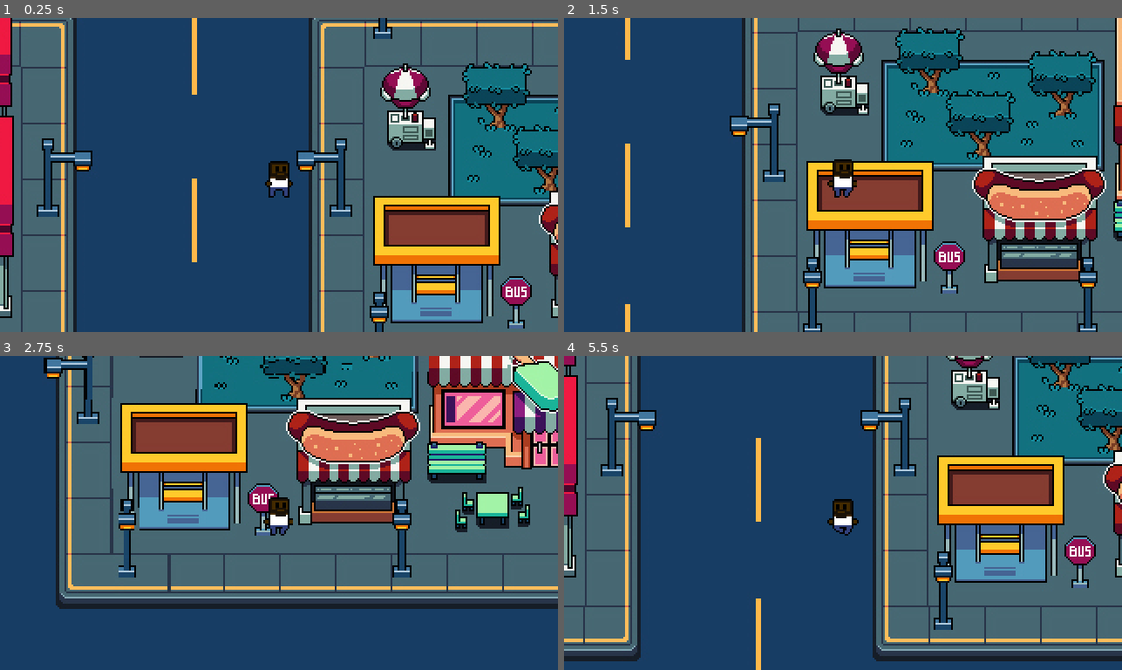
Above: before the commit, frames 1-4 (two rows, left to right).
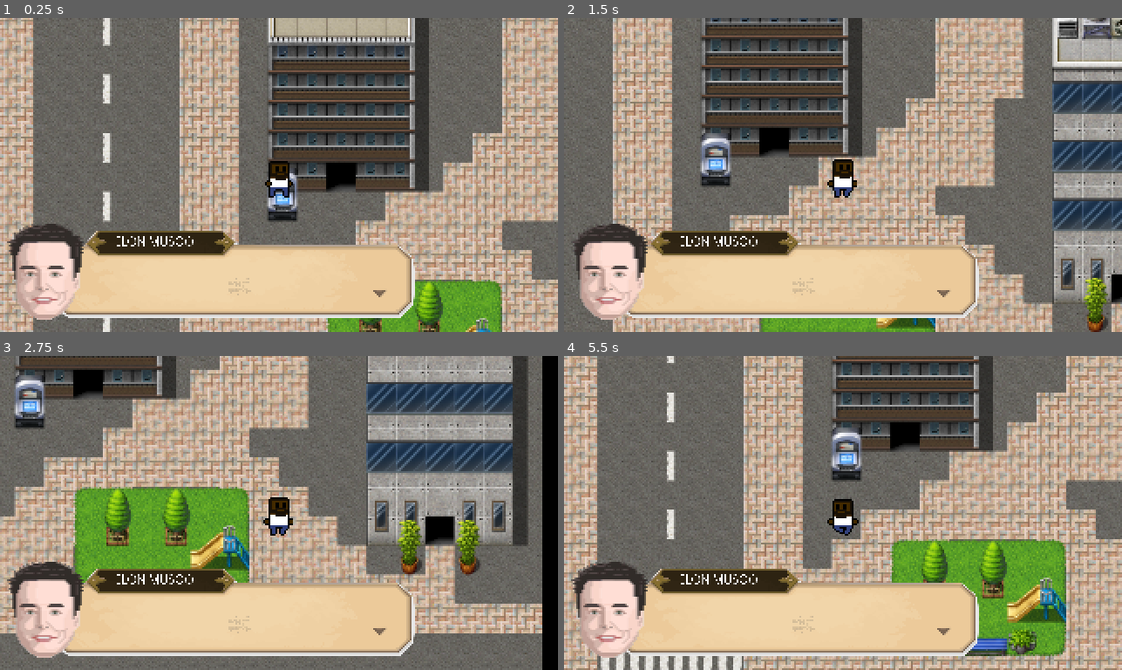
Above: after the commit, the same moments.

Repository: 2022M1T4-Inteli/My-Career
Game: Godot game, scene res://Scenes/Level 1.tscn
The game is run twice, just before and just after one commit, with the same random seed, the same clock (stepped at 60 frames per second) and the same inputs.
Inputs:
- Up to frame 1 (0.25 s): no input
- Up to frame 2 (1.5 s): hold Right (ui_right) 0.53-1.28 s; hold Down (ui_down) from 1.28 s (still down)
- Up to frame 3 (2.75 s): release Down (ui_down) at 2.03 s; hold Right (ui_right) from 2.03 s (still down)
- Up to frame 4 (5.5 s): release Right (ui_right) at 2.78 s; hold Up (ui_up) 2.78-3.53 s; hold Left (ui_left) 3.53-5.03 s; hold Down (ui_down) from 5.03 s (still down)

The runs differ from the first frame. In frame 1, 99% of the frame differs, in the area x 0-100%, y 0-100%; in frame 2, 99%; in frame 3, 99%; in frame 4, 99%.

Commit message:
Atualização Semana 3

Diff:
--- /dev/null
+++ b/src/My Career/ColisãoFalaMentor.gd
@@ -0,0 +1,18 @@
+extends CollisionPolygon2D
+
+
+# Declare member variables here. Examples:
+# var a = 2
+# var b = "text"
+
+
+# Called when the node enters the scene tree for the first time.
+func _ready():
+
+
+	pass # Replace with function body.
+
+
+# Called every frame. 'delta' is the elapsed time since the previous frame.
+#func _process(delta):
+#	pass
--- /dev/null
+++ b/src/My Career/Interior.gd
@@ -0,0 +1,27 @@
+extends Sprite
+
+
+# Declare member variables here. Examples:
+# var a = 2
+# var b = "text"
+onready var Legenda = get_tree().get_root().get_node("Level 2").get_node("Player").get_node("Camera2D").get_node("InstruçãoComando")
+onready var Texto =get_tree().get_root().get_node("Level 2").get_node("Player").get_node("Camera2D").get_node("InstruçãoComando").get_node("Legenda")
+# Called when the node enters the scene tree for the first time.
+func _ready():
+	print(Legenda)
+
+
+
+
+func _on_AreaInteraoMentor_body_entered(body):
+	print(body.get_name())
+	if body.get_name() == "Player":
+		Legenda.show()
+
+	pass # Replace with function body.
+
+
+func _on_AreaInteraoMentor_body_exited(body):
+	if body.get_name() == "Player":
+		Legenda.hide()
+	pass # Replace with function body.
--- /dev/null
+++ b/src/My Career/Level 2.tscn
@@ -0,0 +1,43 @@
+[gd_scene load_steps=5 format=2]
+
+[ext_resource path="res://Scenes/Player.tscn" type="PackedScene" id=1]
+[ext_resource path="res://Interior.gd" type="Script" id=2]
+[ext_resource path="res://14-shading.png" type="Texture" id=3]
+[ext_resource path="res://Sprites/Interior prédio teórico 1.png" type="Texture" id=4]
+
+[node name="Level 2" type="Node2D"]
+
+[node name="Interior" type="Sprite" parent="."]
+position = Vector2( 87, -97 )
+scale = Vector2( 0.667586, 0.590356 )
+texture = ExtResource( 4 )
+script = ExtResource( 2 )
+
+[node name="CorpoColisãoMentor" type="StaticBody2D" parent="Interior"]
+position = Vector2( -47.8437, 164.311 )
+scale = Vector2( 1.77199, 2.00379 )
+
+[node name="ColisãoMentor" type="CollisionPolygon2D" parent="Interior/CorpoColisãoMentor"]
+position = Vector2( 70.1124, -28.7434 )
+polygon = PoolVector2Array( -98, -127, -98.0595, -90.4518, -150.471, -90.4518, -151.316, -102.287, -112.43, -103.132, -112.43, -126.802 )
+__meta__ = {
+"_editor_description_": "llide"
+}
+
+[node name="AreaInteraçãoMentor" type="Area2D" parent="Interior"]
+
+[node name="InteraçãoMentor" type="CollisionPolygon2D" parent="Interior/AreaInteraçãoMentor"]
+position = Vector2( 124.329, -57.5923 )
+polygon = PoolVector2Array( -221.498, -90.1708, -221.498, -16.0303, -359.713, -16.0303, -359.713, 4.0076, -200.235, 4.0076, -200.235, -90.1708 )
+
+[node name="Player" parent="." instance=ExtResource( 1 )]
+
+[node name="WorldEnvironment" type="WorldEnvironment" parent="."]
+
+[node name="Personagem" type="Sprite" parent="."]
+position = Vector2( -1.99998, -173 )
+scale = Vector2( 0.161286, 0.131965 )
+texture = ExtResource( 3 )
+
+[connection signal="body_entered" from="Interior/AreaInteraçãoMentor" to="Interior" method="_on_AreaInteraoMentor_body_entered"]
+[connection signal="body_exited" from="Interior/AreaInteraçãoMentor" to="Interior" method="_on_AreaInteraoMentor_body_exited"]
--- /dev/null
+++ b/src/My Career/Scenes/Legenda.gd
@@ -0,0 +1,20 @@
+extends RichTextLabel
+
+
+# Declare member variables here. Examples:
+# var a = 2
+# var b = "text"
+
+#var lapsed = 0
+## Called when the node enters the scene tree for the first time.
+#func _ready():
+#	lapsed = 0
+#
+#func _physics_process(delta):
+#	lapsed += delta
+#	visible_characters = lapsed/0.1 # Replace with function body.
+#
+
+# Called every frame. 'delta' is the elapsed time since the previous frame.
+#func _process(delta):
+#	pass
--- a/src/My Career/Scenes/Level 1.tscn
+++ b/src/My Career/Scenes/Level 1.tscn
@@ -1,11 +1,13 @@
 [gd_scene load_steps=3 format=2]
 
 [ext_resource path="res://Scenes/Player.tscn" type="PackedScene" id=1]
-[ext_resource path="res://Sprites/acd986b5264ddcdf4070329b93446c2a.jpg" type="Texture" id=2]
+[ext_resource path="res://Sprites/Map005.png" type="Texture" id=2]
 
-[node name="Node2D" type="Node2D"]
+[node name="MundoAberto" type="Node2D"]
 
-[node name="Sprite" type="Sprite" parent="."]
+[node name="Mapa" type="Sprite" parent="."]
+position = Vector2( 73, -65 )
+scale = Vector2( 0.7, 0.7 )
 texture = ExtResource( 2 )
 
 [node name="Player" parent="." instance=ExtResource( 1 )]
--- a/src/My Career/Scenes/Player.tscn
+++ b/src/My Career/Scenes/Player.tscn
@@ -1,9 +1,13 @@
-[gd_scene load_steps=13 format=2]
+[gd_scene load_steps=17 format=2]
 
 [ext_resource path="res://Player.gd" type="Script" id=1]
 [ext_resource path="res://Sprites/CharacterSheet.png" type="Texture" id=2]
+[ext_resource path="res://6e2129b1e3ee52aeec19a2de37e72827.png" type="Texture" id=3]
+[ext_resource path="res://Sprites/kisspng-dialog-box-video-game-dialogue-clip-art-game-box-5b487bcd031d52.7402623515314769410128.png" type="Texture" id=5]
+[ext_resource path="res://Louis George Cafe.ttf" type="DynamicFontData" id=6]
 
 [sub_resource type="RectangleShape2D" id=1]
+extents = Vector2( 6, 4 )
 
 [sub_resource type="Animation" id=2]
 resource_name = "Idle"
@@ -75,10 +79,15 @@
 
 [sub_resource type="AnimationNodeStateMachinePlayback" id=10]
 
+[sub_resource type="DynamicFont" id=11]
+size = 82
+font_data = ExtResource( 6 )
+
 [node name="Player" type="KinematicBody2D"]
 script = ExtResource( 1 )
 
 [node name="CollisionShape2D" type="CollisionShape2D" parent="."]
+position = Vector2( 0, 8 )
 shape = SubResource( 1 )
 
 [node name="Sprite" type="Sprite" parent="."]
@@ -99,3 +108,36 @@
 
 [node name="Camera2D" type="Camera2D" parent="."]
 current = true
+
+[node name="InstruçãoComando" type="Sprite" parent="Camera2D"]
+position = Vector2( -27, 57 )
+scale = Vector2( 0.08875, 0.0894322 )
+texture = ExtResource( 5 )
+
+[node name="Rosto" type="Sprite" parent="Camera2D/InstruçãoComando"]
+position = Vector2( -1200, -15.0953 )
+scale = Vector2( 1.128, 1.128 )
+texture = ExtResource( 3 )
+
+[node name="Nome" type="RichTextLabel" parent="Camera2D/InstruçãoComando"]
+margin_left = -755.0
+margin_top = -257.0
+margin_right = -203.0
+margin_bottom = -156.0
+rect_pivot_offset = Vector2( -251, 31 )
+custom_fonts/normal_font = SubResource( 11 )
+text = "ELON MUSGO"
+__meta__ = {
+"_edit_use_anchors_": false
+}
+
+[node name="Texto" type="RichTextLabel" parent="Camera2D/InstruçãoComando"]
+margin_left = -27.0
+margin_top = 25.0
+margin_right = 137.0
+margin_bottom = 138.0
+rect_pivot_offset = Vector2( -251, 31 )
+text = "Olá Jogador, bem vindo ao meu escritório. Sei que você está precisando de ajuda nesses ultimos dias, e sempre que necessário pode me pedir ajuda."
+__meta__ = {
+"_edit_use_anchors_": false
+}
--- a/src/My Career/project.godot
+++ b/src/My Career/project.godot
@@ -31,4 +31,5 @@
 quality/driver/driver_name="GLES2"
 vram_compression/import_etc=true
 vram_compression/import_etc2=false
+environment/default_clear_color=Color( 0, 0, 0, 1 )
 environment/default_environment="res://default_env.tres"
Binary file added: src/My Career/14-shading.png
Not shown, added: src/My Career/14-shading.png.import
Binary file added: src/My Career/6e2129b1e3ee52aeec19a2de37e72827.png
Not shown, added: src/My Career/6e2129b1e3ee52aeec19a2de37e72827.png.import
Binary file added: src/My Career/Louis George Cafe.ttf
Binary file added: src/My Career/Sprites/Interior prédio teórico 1.png
Not shown, added: src/My Career/Sprites/Interior prédio teórico 1.png.import
Binary file added: src/My Career/Sprites/Map005.png
Not shown, added: src/My Career/Sprites/Map005.png.import
Binary file added: src/My Career/Sprites/kisspng-dialog-box-video-game-dialogue-clip-art-game-box-5b487bcd031d52.7402623515314769410128.png
Not shown, added: src/My Career/Sprites/kisspng-dialog-box-video-game-dialogue-clip-art-game-box-5b487bcd031d52.7402623515314769410128.png.import
Binary file added: src/My Career/Sprites/kisspng-pixel-dodgers-pixel-art-8-bit-character-5b441daa6a9820.8348973415311906984366.jpg
(and 17 more such lines)
